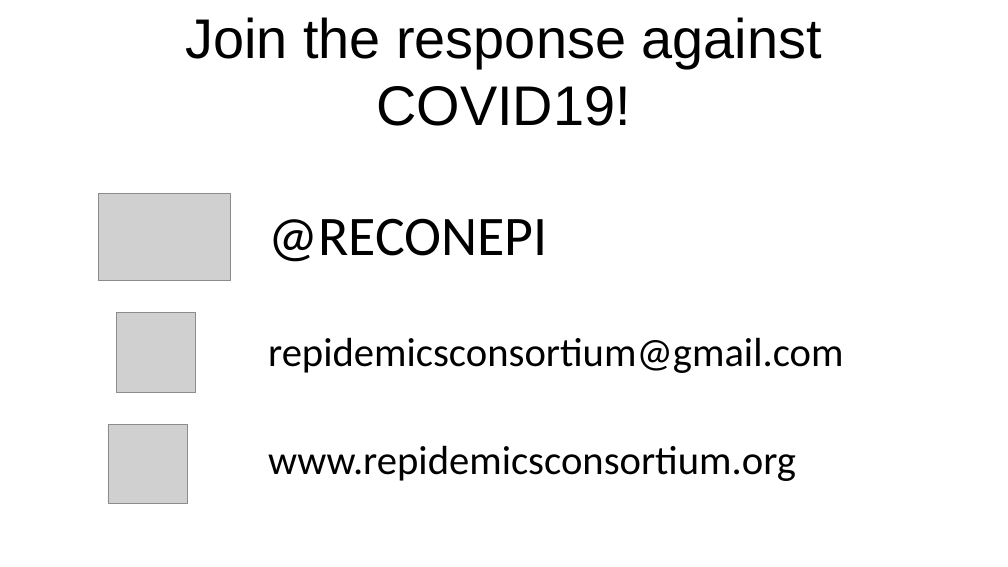
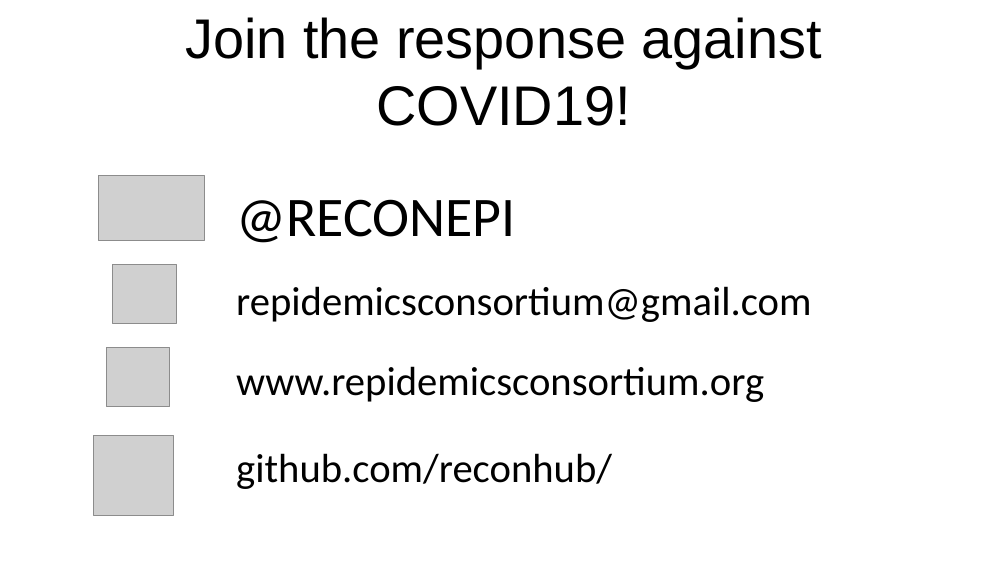
Before and after one commit to matthieugold/covid-19-challenge, a slide deck: slide 54 of docs/dscc_presentation/dscc_presentation.odp (slide 51 before the commit). Drawn at 1008x567 pixels with LibreOffice and Linux fonts; fonts in the diff are those of the drawing; grey boxes stand for pictures. Boxes give left, top, right and bottom in pixels: in the first picture for what was removed or moved away, otherwise in the second. Text is boxed around its words. In the diff, an @@ line names an element or a change of style, - is before the commit and + after.

```diff
--- a/docs/dscc_presentation/dscc_presentation.odp
+++ b/docs/dscc_presentation/dscc_presentation.odp
@@ picture: place and size @@
-picture at [99, 193, 231, 281]
+picture at [99, 176, 204, 241]
@@ text "@RECONEPI": place and size @@
-text "@RECONEPI" at [268, 218, 547, 262]
+text "@RECONEPI" at [236, 199, 515, 243]
@@ picture added at [113, 264, 177, 324] @@
@@ text "repidemicsconsortium@gmail.com": place and size @@
-text "repidemicsconsortium@gmail.com" at [268, 337, 843, 373]
+text "repidemicsconsortium@gmail.com" at [236, 286, 811, 322]
@@ picture: place and size @@
-picture at [116, 313, 196, 392]
+picture at [106, 348, 170, 407]
@@ text "www.repidemicsconsortium.org": place and size @@
-text "www.repidemicsconsortium.org" at [268, 445, 796, 481]
+text "www.repidemicsconsortium.org" at [236, 366, 764, 402]
@@ picture: place and size @@
-picture at [108, 424, 188, 504]
+picture at [93, 435, 173, 515]
@@ text added at [236, 453, 612, 489], 32 pt, text #000000 @@
+github.com/reconhub/
```
Also in this commit, not shown: 1 other slide changed, 4 slides added, 1 slide removed, 1 other file.
